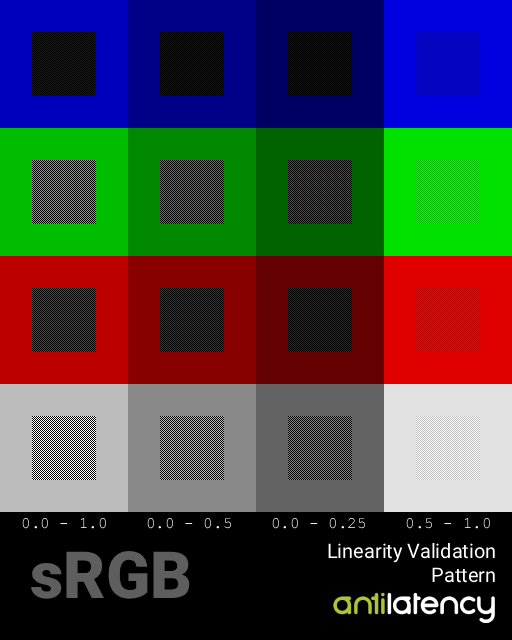
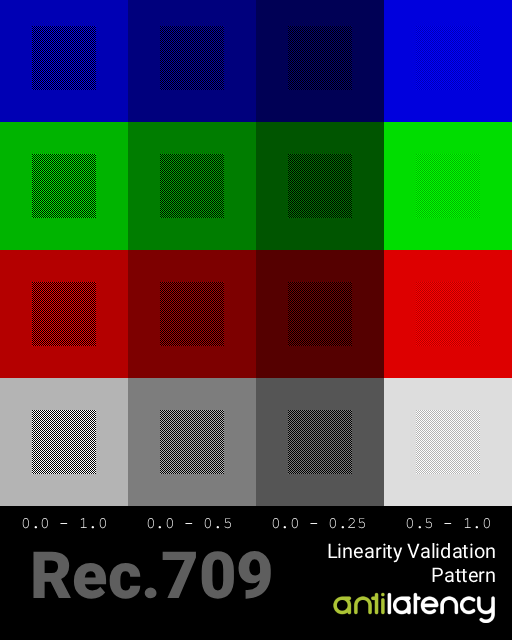
Revision of a layered 512 × 640 image; what changed, layer by layer:
hid "Background" over <box>0,0,512,512</box>
hid "sRGB" over <box>31,551,190,599</box>
added layer "Rec709_DisplayLinearityValidationPattern" above "Rec.709" over <box>0,0,512,506</box>
added layer "Rec.709" above "0.0 - 1.0 0.0 - 0.5 0.0 -" over <box>33,551,271,599</box>